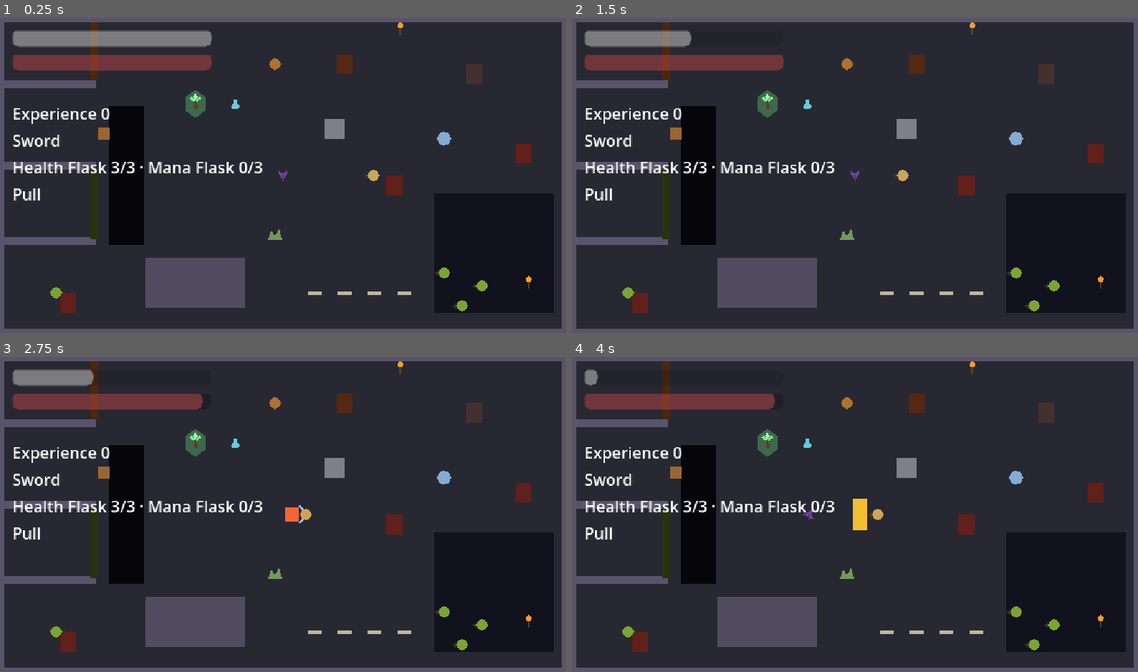
Above: before the commit, frames 1-4 (two rows, left to right).
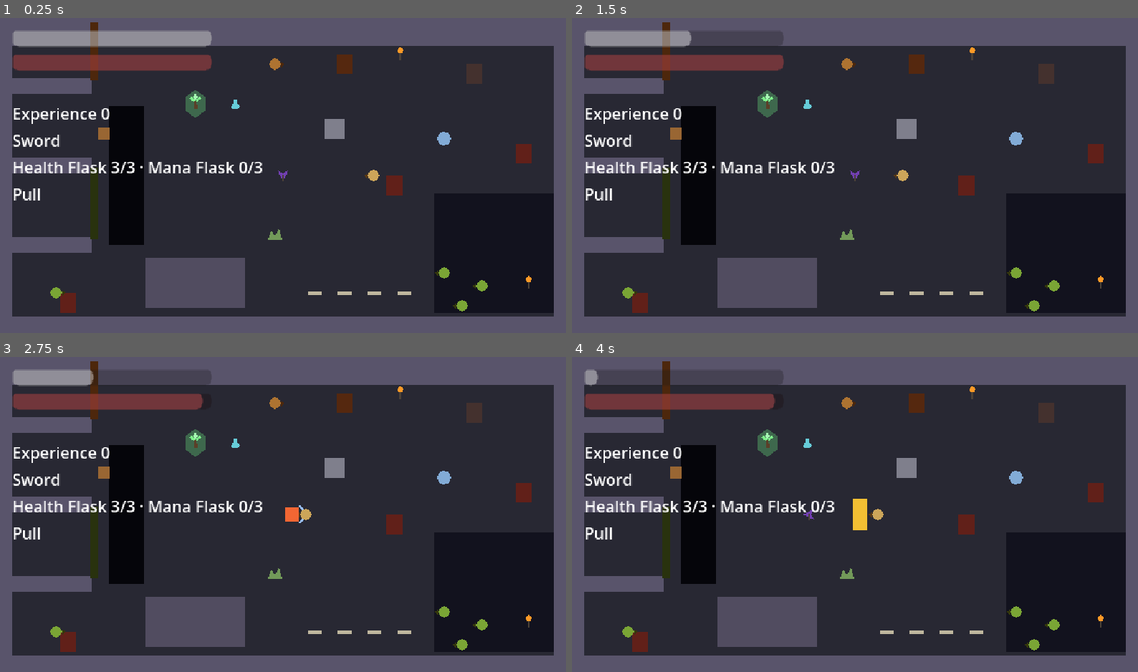
Above: after the commit, the same moments.

Repository: KrisUni/the-shattering
Game: Godot game, scene res://scenes/test_room.tscn
Two runs of this game, one before a commit and one after it. Both use one fixed random seed, a clock stepped at 60 frames per second and the inputs below. Sound files missing from this copy of the repository are replaced by a short silence.
Inputs (mouse positions are in pixels of both pictures, inside the frame that each line leads up to):
- Up to frame 1 (0.25 s): no input
- Up to frame 2 (1.5 s): tap Enter at 0.5 s; move the mouse to (979, 159) at 0.52 s; hold D (move_right) 0.53-1.25 s; hold Right mouse button (attack_heavy) 0.53-1.25 s; click (979, 159) at 0.67 s; tap F (jump) at 0.77 s; drag from (741, 191) to (770, 282) at 1.27 s
- Up to frame 3 (2.75 s): move the mouse to (339, 445) at 2.02 s; hold D (move_right) from 2.03 s (still down); hold Shift (block) from 2.03 s (still down)
- Up to frame 4 (4 s): release D (move_right) at 2.75 s; release Shift (block) at 2.75 s; drag from (826, 577) to (917, 404) at 2.77 s; tap Space (roll) at 3.5 s; move the mouse to (1024, 561) at 3.52 s; hold A (move_left) from 3.53 s (still down); hold R (interact) from 3.53 s (still down); tap F (jump) at 3.77 s

The runs differ from the first frame. In frame 1, 13% of the frame differs, in the area x 0-100%, y 1-99%; in frame 2, 14%; in frame 3, 14%; in frame 4, 14%.

Commit message:
Put test room and test areas walls on the tile grid (#74)
Co-Authored-By: Claude Sonnet 5.5 <noreply@anthropic.com>

Diff:
--- a/scenes/areas/test_building.tscn
+++ b/scenes/areas/test_building.tscn
@@ -10,23 +10,29 @@
 [ext_resource type="PackedScene" path="res://scenes/enemies/training_enemy.tscn" id="8_enemy"]
 [ext_resource type="Resource" path="res://data/room_pursuit.tres" id="9_pursuit"]
 
-[sub_resource type="RectangleShape2D" id="RectangleShape2D_across"]
-size = Vector2(1152, 16)
-
-[sub_resource type="RectangleShape2D" id="RectangleShape2D_down"]
-size = Vector2(16, 648)
-
-[sub_resource type="RectangleShape2D" id="RectangleShape2D_seg"]
-size = Vector2(528, 16)
-
 [sub_resource type="RectangleShape2D" id="RectangleShape2D_door"]
-size = Vector2(96, 16)
+size = Vector2(128, 16)
 
 [sub_resource type="RectangleShape2D" id="RectangleShape2D_strip"]
 size = Vector2(16, 648)
 
 [sub_resource type="RectangleShape2D" id="RectangleShape2D_doorway"]
 size = Vector2(48, 96)
+
+[sub_resource type="RectangleShape2D" id="Shape_1152x40"]
+size = Vector2(1152, 40)
+
+[sub_resource type="RectangleShape2D" id="Shape_1152x64"]
+size = Vector2(1152, 64)
+
+[sub_resource type="RectangleShape2D" id="Shape_32x648"]
+size = Vector2(32, 648)
+
+[sub_resource type="RectangleShape2D" id="Shape_512x40"]
+size = Vector2(512, 40)
+
+[sub_resource type="RectangleShape2D" id="Shape_512x64"]
+size = Vector2(512, 64)
 
 [node name="TestBuilding" type="Node2D" node_paths=PackedStringArray("almos", "start_room")]
 script = ExtResource("1_building")
@@ -46,34 +52,34 @@
 [node name="Walls" type="Node2D" parent="RoomA"]
 
 [node name="WallTop" type="StaticBody2D" parent="RoomA/Walls"]
-position = Vector2(576, 8)
+position = Vector2(576, 32)
 
 [node name="CollisionShape2D" type="CollisionShape2D" parent="RoomA/Walls/WallTop"]
-shape = SubResource("RectangleShape2D_across")
+shape = SubResource("Shape_1152x64")
 
 [node name="Placeholder" type="Polygon2D" parent="RoomA/Walls/WallTop"]
 color = Color(0.35, 0.33, 0.42, 1)
-polygon = PackedVector2Array(-576, -8, 576, -8, 576, 8, -576, 8)
+polygon = PackedVector2Array(-576, -32, 576, -32, 576, 32, -576, 32)
 
 [node name="WallBottom" type="StaticBody2D" parent="RoomA/Walls"]
-position = Vector2(576, 640)
+position = Vector2(576, 628)
 
 [node name="CollisionShape2D" type="CollisionShape2D" parent="RoomA/Walls/WallBottom"]
-shape = SubResource("RectangleShape2D_across")
+shape = SubResource("Shape_1152x40")
 
 [node name="Placeholder" type="Polygon2D" parent="RoomA/Walls/WallBottom"]
 color = Color(0.35, 0.33, 0.42, 1)
-polygon = PackedVector2Array(-576, -8, 576, -8, 576, 8, -576, 8)
+polygon = PackedVector2Array(-576, -20, 576, -20, 576, 20, -576, 20)
 
 [node name="WallLeft" type="StaticBody2D" parent="RoomA/Walls"]
-position = Vector2(8, 324)
+position = Vector2(16, 324)
 
 [node name="CollisionShape2D" type="CollisionShape2D" parent="RoomA/Walls/WallLeft"]
-shape = SubResource("RectangleShape2D_down")
+shape = SubResource("Shape_32x648")
 
 [node name="Placeholder" type="Polygon2D" parent="RoomA/Walls/WallLeft"]
 color = Color(0.35, 0.33, 0.42, 1)
-polygon = PackedVector2Array(-8, -324, 8, -324, 8, 324, -8, 324)
+polygon = PackedVector2Array(-16, -324, 16, -324, 16, 324, -16, 324)
 
 [node name="Exits" type="Node2D" parent="RoomA"]
 
@@ -129,44 +135,44 @@
 [node name="Walls" type="Node2D" parent="RoomB"]
 
 [node name="WallTopLeft" type="StaticBody2D" parent="RoomB/Walls"]
-position = Vector2(264, 8)
+position = Vector2(256, 32)
 
 [node name="CollisionShape2D" type="CollisionShape2D" parent="RoomB/Walls/WallTopLeft"]
-shape = SubResource("RectangleShape2D_seg")
+shape = SubResource("Shape_512x64")
 
 [node name="Placeholder" type="Polygon2D" parent="RoomB/Walls/WallTopLeft"]
 color = Color(0.35, 0.33, 0.42, 1)
-polygon = PackedVector2Array(-264, -8, 264, -8, 264, 8, -264, 8)
+polygon = PackedVector2Array(-256, -32, 256, -32, 256, 32, -256, 32)
 
 [node name="WallTopRight" type="StaticBody2D" parent="RoomB/Walls"]
-position = Vector2(888, 8)
+position = Vector2(896, 32)
 
 [node name="CollisionShape2D" type="CollisionShape2D" parent="RoomB/Walls/WallTopRight"]
-shape = SubResource("RectangleShape2D_seg")
+shape = SubResource("Shape_512x64")
 
 [node name="Placeholder" type="Polygon2D" parent="RoomB/Walls/WallTopRight"]
 color = Color(0.35, 0.33, 0.42, 1)
-polygon = PackedVector2Array(-264, -8, 264, -8, 264, 8, -264, 8)
+polygon = PackedVector2Array(-256, -32, 256, -32, 256, 32, -256, 32)
 
 [node name="WallBottom" type="StaticBody2D" parent="RoomB/Walls"]
-position = Vector2(576, 640)
+position = Vector2(576, 628)
 
 [node name="CollisionShape2D" type="CollisionShape2D" parent="RoomB/Walls/WallBottom"]
-shape = SubResource("RectangleShape2D_across")
+shape = SubResource("Shape_1152x40")
 
 [node name="Placeholder" type="Polygon2D" parent="RoomB/Walls/WallBottom"]
 color = Color(0.35, 0.33, 0.42, 1)
-polygon = PackedVector2Array(-576, -8, 576, -8, 576, 8, -576, 8)
+polygon = PackedVector2Array(-576, -20, 576, -20, 576, 20, -576, 20)
 
 [node name="WallRight" type="StaticBody2D" parent="RoomB/Walls"]
-position = Vector2(1144, 324)
+position = Vector2(1136, 324)
 
 [node name="CollisionShape2D" type="CollisionShape2D" parent="RoomB/Walls/WallRight"]
-shape = SubResource("RectangleShape2D_down")
+shape = SubResource("Shape_32x648")
 
 [node name="Placeholder" type="Polygon2D" parent="RoomB/Walls/WallRight"]
 color = Color(0.35, 0.33, 0.42, 1)
-polygon = PackedVector2Array(-8, -324, 8, -324, 8, 324, -8, 324)
+polygon = PackedVector2Array(-16, -324, 16, -324, 16, 324, -16, 324)
 
 [node name="Exits" type="Node2D" parent="RoomB"]
 
@@ -209,54 +215,54 @@
 [node name="Walls" type="Node2D" parent="RoomC"]
 
 [node name="WallTop" type="StaticBody2D" parent="RoomC/Walls"]
-position = Vector2(576, 8)
+position = Vector2(576, 32)
 
 [node name="CollisionShape2D" type="CollisionShape2D" parent="RoomC/Walls/WallTop"]
-shape = SubResource("RectangleShape2D_across")
+shape = SubResource("Shape_1152x64")
 
 [node name="Placeholder" type="Polygon2D" parent="RoomC/Walls/WallTop"]
 color = Color(0.35, 0.33, 0.42, 1)
-polygon = PackedVector2Array(-576, -8, 576, -8, 576, 8, -576, 8)
+polygon = PackedVector2Array(-576, -32, 576, -32, 576, 32, -576, 32)
 
 [node name="WallLeft" type="StaticBody2D" parent="RoomC/Walls"]
-position = Vector2(8, 324)
+position = Vector2(16, 324)
 
 [node name="CollisionShape2D" type="CollisionShape2D" parent="RoomC/Walls/WallLeft"]
-shape = SubResource("RectangleShape2D_down")
+shape = SubResource("Shape_32x648")
 
 [node name="Placeholder" type="Polygon2D" parent="RoomC/Walls/WallLeft"]
 color = Color(0.35, 0.33, 0.42, 1)
-polygon = PackedVector2Array(-8, -324, 8, -324, 8, 324, -8, 324)
+polygon = PackedVector2Array(-16, -324, 16, -324, 16, 324, -16, 324)
 
 [node name="WallRight" type="StaticBody2D" parent="RoomC/Walls"]
-position = Vector2(1144, 324)
+position = Vector2(1136, 324)
 
 [node name="CollisionShape2D" type="CollisionShape2D" parent="RoomC/Walls/WallRight"]
-shape = SubResource("RectangleShape2D_down")
+shape = SubResource("Shape_32x648")
 
 [node name="Placeholder" type="Polygon2D" parent="RoomC/Walls/WallRight"]
 color = Color(0.35, 0.33, 0.42, 1)
-polygon = PackedVector2Array(-8, -324, 8, -324, 8, 324, -8, 324)
+polygon = PackedVector2Array(-16, -324, 16, -324, 16, 324, -16, 324)
 
 [node name="WallBottomLeft" type="StaticBody2D" parent="RoomC/Walls"]
-position = Vector2(264, 640)
+position = Vector2(256, 628)
 
 [node name="CollisionShape2D" type="CollisionShape2D" parent="RoomC/Walls/WallBottomLeft"]
-shape = SubResource("RectangleShape2D_seg")
+shape = SubResource("Shape_512x40")
 
 [node name="Placeholder" type="Polygon2D" parent="RoomC/Walls/WallBottomLeft"]
 color = Color(0.35, 0.33, 0.42, 1)
-polygon = PackedVector2Array(-264, -8, 264, -8, 264, 8, -264, 8)
+polygon = PackedVector2Array(-256, -20, 256, -20, 256, 20, -256, 20)
 
 [node name="WallBottomRight" type="StaticBody2D" parent="RoomC/Walls"]
-position = Vector2(888, 640)
+position = Vector2(896, 628)
 
 [node name="CollisionShape2D" type="CollisionShape2D" parent="RoomC/Walls/WallBottomRight"]
-shape = SubResource("RectangleShape2D_seg")
+shape = SubResource("Shape_512x40")
 
 [node name="Placeholder" type="Polygon2D" parent="RoomC/Walls/WallBottomRight"]
 color = Color(0.35, 0.33, 0.42, 1)
-polygon = PackedVector2Array(-264, -8, 264, -8, 264, 8, -264, 8)
+polygon = PackedVector2Array(-256, -20, 256, -20, 256, 20, -256, 20)
 
 [node name="Exits" type="Node2D" parent="RoomC"]
 
--- a/scenes/areas/test_open_map.tscn
+++ b/scenes/areas/test_open_map.tscn
@@ -9,14 +9,17 @@
 [ext_resource type="PackedScene" path="res://scenes/world/checkpoint.tscn" id="7_checkpoint"]
 [ext_resource type="PackedScene" path="res://scenes/world/path_blocker.tscn" id="8_path_blocker"]
 
-[sub_resource type="RectangleShape2D" id="RectangleShape2D_wall_across"]
-size = Vector2(2304, 16)
-
-[sub_resource type="RectangleShape2D" id="RectangleShape2D_wall_down"]
-size = Vector2(16, 1296)
-
 [sub_resource type="RectangleShape2D" id="RectangleShape2D_doorway"]
 size = Vector2(48, 96)
+
+[sub_resource type="RectangleShape2D" id="Shape_2304x48"]
+size = Vector2(2304, 48)
+
+[sub_resource type="RectangleShape2D" id="Shape_2304x64"]
+size = Vector2(2304, 64)
+
+[sub_resource type="RectangleShape2D" id="Shape_32x1296"]
+size = Vector2(32, 1296)
 
 [node name="TestOpenMap" type="Node2D" node_paths=PackedStringArray("almos")]
 script = ExtResource("1_map")
@@ -31,44 +34,44 @@
 [node name="Walls" type="Node2D" parent="."]
 
 [node name="WallTop" type="StaticBody2D" parent="Walls"]
-position = Vector2(1152, 8)
+position = Vector2(1152, 32)
 
 [node name="CollisionShape2D" type="CollisionShape2D" parent="Walls/WallTop"]
-shape = SubResource("RectangleShape2D_wall_across")
+shape = SubResource("Shape_2304x64")
 
 [node name="Placeholder" type="Polygon2D" parent="Walls/WallTop"]
 color = Color(0.35, 0.33, 0.42, 1)
-polygon = PackedVector2Array(-1152, -8, 1152, -8, 1152, 8, -1152, 8)
+polygon = PackedVector2Array(-1152, -32, 1152, -32, 1152, 32, -1152, 32)
 
 [node name="WallBottom" type="StaticBody2D" parent="Walls"]
-position = Vector2(1152, 1288)
+position = Vector2(1152, 1272)
 
 [node name="CollisionShape2D" type="CollisionShape2D" parent="Walls/WallBottom"]
-shape = SubResource("RectangleShape2D_wall_across")
+shape = SubResource("Shape_2304x48")
 
 [node name="Placeholder" type="Polygon2D" parent="Walls/WallBottom"]
 color = Color(0.35, 0.33, 0.42, 1)
-polygon = PackedVector2Array(-1152, -8, 1152, -8, 1152, 8, -1152, 8)
+polygon = PackedVector2Array(-1152, -24, 1152, -24, 1152, 24, -1152, 24)
 
 [node name="WallLeft" type="StaticBody2D" parent="Walls"]
-position = Vector2(8, 648)
+position = Vector2(16, 648)
 
 [node name="CollisionShape2D" type="CollisionShape2D" parent="Walls/WallLeft"]
-shape = SubResource("RectangleShape2D_wall_down")
+shape = SubResource("Shape_32x1296")
 
 [node name="Placeholder" type="Polygon2D" parent="Walls/WallLeft"]
 color = Color(0.35, 0.33, 0.42, 1)
-polygon = PackedVector2Array(-8, -648, 8, -648, 8, 648, -8, 648)
+polygon = PackedVector2Array(-16, -648, 16, -648, 16, 648, -16, 648)
 
 [node name="WallRight" type="StaticBody2D" parent="Walls"]
-position = Vector2(2296, 648)
+position = Vector2(2288, 648)
 
 [node name="CollisionShape2D" type="CollisionShape2D" parent="Walls/WallRight"]
-shape = SubResource("RectangleShape2D_wall_down")
+shape = SubResource("Shape_32x1296")
 
 [node name="Placeholder" type="Polygon2D" parent="Walls/WallRight"]
 color = Color(0.35, 0.33, 0.42, 1)
-polygon = PackedVector2Array(-8, -648, 8, -648, 8, 648, -8, 648)
+polygon = PackedVector2Array(-16, -648, 16, -648, 16, 648, -16, 648)
 
 [node name="Doorways" type="Node2D" parent="."]
 
--- a/scenes/areas/test_open_map_2.tscn
+++ b/scenes/areas/test_open_map_2.tscn
@@ -9,14 +9,17 @@
 [ext_resource type="PackedScene" path="res://scenes/enemies/training_enemy.tscn" id="7_enemy"]
 [ext_resource type="PackedScene" path="res://scenes/world/checkpoint.tscn" id="8_checkpoint"]
 
-[sub_resource type="RectangleShape2D" id="RectangleShape2D_wall_across"]
-size = Vector2(1728, 16)
-
-[sub_resource type="RectangleShape2D" id="RectangleShape2D_wall_down"]
-size = Vector2(16, 972)
-
 [sub_resource type="RectangleShape2D" id="RectangleShape2D_doorway"]
 size = Vector2(48, 96)
+
+[sub_resource type="RectangleShape2D" id="Shape_1728x44"]
+size = Vector2(1728, 44)
+
+[sub_resource type="RectangleShape2D" id="Shape_1728x64"]
+size = Vector2(1728, 64)
+
+[sub_resource type="RectangleShape2D" id="Shape_32x972"]
+size = Vector2(32, 972)
 
 [node name="TestOpenMap2" type="Node2D" node_paths=PackedStringArray("almos")]
 script = ExtResource("1_map")
@@ -31,44 +34,44 @@
 [node name="Walls" type="Node2D" parent="."]
 
 [node name="WallTop" type="StaticBody2D" parent="Walls"]
-position = Vector2(864, 8)
+position = Vector2(864, 32)
 
 [node name="CollisionShape2D" type="CollisionShape2D" parent="Walls/WallTop"]
-shape = SubResource("RectangleShape2D_wall_across")
+shape = SubResource("Shape_1728x64")
 
 [node name="Placeholder" type="Polygon2D" parent="Walls/WallTop"]
 color = Color(0.35, 0.33, 0.42, 1)
-polygon = PackedVector2Array(-864, -8, 864, -8, 864, 8, -864, 8)
+polygon = PackedVector2Array(-864, -32, 864, -32, 864, 32, -864, 32)
 
 [node name="WallBottom" type="StaticBody2D" parent="Walls"]
-position = Vector2(864, 964)
+position = Vector2(864, 950)
 
 [node name="CollisionShape2D" type="CollisionShape2D" parent="Walls/WallBottom"]
-shape = SubResource("RectangleShape2D_wall_across")
+shape = SubResource("Shape_1728x44")
 
 [node name="Placeholder" type="Polygon2D" parent="Walls/WallBottom"]
 color = Color(0.35, 0.33, 0.42, 1)
-polygon = PackedVector2Array(-864, -8, 864, -8, 864, 8, -864, 8)
+polygon = PackedVector2Array(-864, -22, 864, -22, 864, 22, -864, 22)
 
 [node name="WallLeft" type="StaticBody2D" parent="Walls"]
-position = Vector2(8, 486)
+position = Vector2(16, 486)
 
 [node name="CollisionShape2D" type="CollisionShape2D" parent="Walls/WallLeft"]
-shape = SubResource("RectangleShape2D_wall_down")
+shape = SubResource("Shape_32x972")
 
 [node name="Placeholder" type="Polygon2D" parent="Walls/WallLeft"]
 color = Color(0.35, 0.33, 0.42, 1)
-polygon = PackedVector2Array(-8, -486, 8, -486, 8, 486, -8, 486)
+polygon = PackedVector2Array(-16, -486, 16, -486, 16, 486, -16, 486)
 
 [node name="WallRight" type="StaticBody2D" parent="Walls"]
-position = Vector2(1720, 486)
+position = Vector2(1712, 486)
 
 [node name="CollisionShape2D" type="CollisionShape2D" parent="Walls/WallRight"]
-shape = SubResource("RectangleShape2D_wall_down")
+shape = SubResource("Shape_32x972")
 
 [node name="Placeholder" type="Polygon2D" parent="Walls/WallRight"]
 color = Color(0.35, 0.33, 0.42, 1)
-polygon = PackedVector2Array(-8, -486, 8, -486, 8, 486, -8, 486)
+polygon = PackedVector2Array(-16, -486, 16, -486, 16, 486, -16, 486)
 
 [node name="Doorways" type="Node2D" parent="."]
 
--- a/scenes/areas/upper_tree_placeholder.tscn
+++ b/scenes/areas/upper_tree_placeholder.tscn
@@ -7,14 +7,17 @@
 [ext_resource type="Script" path="res://scenes/hud/health_bar.gd" id="5_health_bar"]
 [ext_resource type="Script" path="res://scripts/areas/doorway.gd" id="6_doorway"]
 
-[sub_resource type="RectangleShape2D" id="RectangleShape2D_wall_across"]
-size = Vector2(1152, 16)
-
-[sub_resource type="RectangleShape2D" id="RectangleShape2D_wall_down"]
-size = Vector2(16, 648)
-
 [sub_resource type="RectangleShape2D" id="RectangleShape2D_doorway"]
 size = Vector2(48, 96)
+
+[sub_resource type="RectangleShape2D" id="Shape_1152x40"]
+size = Vector2(1152, 40)
+
+[sub_resource type="RectangleShape2D" id="Shape_1152x64"]
+size = Vector2(1152, 64)
+
+[sub_resource type="RectangleShape2D" id="Shape_32x648"]
+size = Vector2(32, 648)
 
 [node name="UpperTreePlaceholder" type="Node2D" node_paths=PackedStringArray("almos")]
 script = ExtResource("1_map")
@@ -28,9 +31,9 @@
 
 [node name="Title" type="Label" parent="."]
 offset_left = 376.0
-offset_top = 40.0
+offset_top = 64.0
 offset_right = 776.0
-offset_bottom = 70.0
+offset_bottom = 94.0
 theme_override_font_sizes/font_size = 20
 text = "Upper tree (placeholder)"
 horizontal_alignment = 1
@@ -39,44 +42,44 @@
 [node name="Walls" type="Node2D" parent="."]
 
 [node name="WallTop" type="StaticBody2D" parent="Walls"]
-position = Vector2(576, 8)
+position = Vector2(576, 32)
 
 [node name="CollisionShape2D" type="CollisionShape2D" parent="Walls/WallTop"]
-shape = SubResource("RectangleShape2D_wall_across")
+shape = SubResource("Shape_1152x64")
 
 [node name="Placeholder" type="Polygon2D" parent="Walls/WallTop"]
 color = Color(0.35, 0.33, 0.42, 1)
-polygon = PackedVector2Array(-576, -8, 576, -8, 576, 8, -576, 8)
+polygon = PackedVector2Array(-576, -32, 576, -32, 576, 32, -576, 32)
 
 [node name="WallBottom" type="StaticBody2D" parent="Walls"]
-position = Vector2(576, 640)
+position = Vector2(576, 628)
 
 [node name="CollisionShape2D" type="CollisionShape2D" parent="Walls/WallBottom"]
-shape = SubResource("RectangleShape2D_wall_across")
+shape = SubResource("Shape_1152x40")
 
 [node name="Placeholder" type="Polygon2D" parent="Walls/WallBottom"]
 color = Color(0.35, 0.33, 0.42, 1)
-polygon = PackedVector2Array(-576, -8, 576, -8, 576, 8, -576, 8)
+polygon = PackedVector2Array(-576, -20, 576, -20, 576, 20, -576, 20)
 
 [node name="WallLeft" type="StaticBody2D" parent="Walls"]
-position = Vector2(8, 324)
+position = Vector2(16, 324)
 
 [node name="CollisionShape2D" type="CollisionShape2D" parent="Walls/WallLeft"]
-shape = SubResource("RectangleShape2D_wall_down")
+shape = SubResource("Shape_32x648")
 
 [node name="Placeholder" type="Polygon2D" parent="Walls/WallLeft"]
 color = Color(0.35, 0.33, 0.42, 1)
-polygon = PackedVector2Array(-8, -324, 8, -324, 8, 324, -8, 324)
+polygon = PackedVector2Array(-16, -324, 16, -324, 16, 324, -16, 324)
 
 [node name="WallRight" type="StaticBody2D" parent="Walls"]
-position = Vector2(1144, 324)
+position = Vector2(1136, 324)
 
 [node name="CollisionShape2D" type="CollisionShape2D" parent="Walls/WallRight"]
-shape = SubResource("RectangleShape2D_wall_down")
+shape = SubResource("Shape_32x648")
 
 [node name="Placeholder" type="Polygon2D" parent="Walls/WallRight"]
 color = Color(0.35, 0.33, 0.42, 1)
-polygon = PackedVector2Array(-8, -324, 8, -324, 8, 324, -8, 324)
+polygon = PackedVector2Array(-16, -324, 16, -324, 16, 324, -16, 324)
 
 [node name="Doorways" type="Node2D" parent="."]
 
--- a/scenes/test_room.tscn
+++ b/scenes/test_room.tscn
@@ -33,14 +33,17 @@
 [ext_resource type="PackedScene" path="res://scenes/world/time_keeper_mark.tscn" id="43_mark"]
 [ext_resource type="Resource" path="res://data/boulder.tres" id="41_boulder"]
 
-[sub_resource type="RectangleShape2D" id="RectangleShape2D_wall_across"]
-size = Vector2(1152, 16)
-
-[sub_resource type="RectangleShape2D" id="RectangleShape2D_wall_down"]
-size = Vector2(16, 648)
-
-[sub_resource type="RectangleShape2D" id="RectangleShape2D_wall_alcove"]
-size = Vector2(192, 16)
+[sub_resource type="RectangleShape2D" id="Shape_1152x40"]
+size = Vector2(1152, 40)
+
+[sub_resource type="RectangleShape2D" id="Shape_1152x64"]
+size = Vector2(1152, 64)
+
+[sub_resource type="RectangleShape2D" id="Shape_192x32"]
+size = Vector2(192, 32)
+
+[sub_resource type="RectangleShape2D" id="Shape_32x648"]
+size = Vector2(32, 648)
 
 [node name="TestRoom" type="Node2D"]
 script = ExtResource("4_room")
@@ -56,44 +59,44 @@
 [node name="Walls" type="Node2D" parent="."]
 
 [node name="WallTop" type="StaticBody2D" parent="Walls"]
-position = Vector2(576, 8)
+position = Vector2(576, 32)
 
 [node name="CollisionShape2D" type="CollisionShape2D" parent="Walls/WallTop"]
-shape = SubResource("RectangleShape2D_wall_across")
+shape = SubResource("Shape_1152x64")
 
 [node name="Placeholder" type="Polygon2D" parent="Walls/WallTop"]
 color = Color(0.35, 0.33, 0.42, 1)
-polygon = PackedVector2Array(-576, -8, 576, -8, 576, 8, -576, 8)
+polygon = PackedVector2Array(-576, -32, 576, -32, 576, 32, -576, 32)
 
 [node name="WallBottom" type="StaticBody2D" parent="Walls"]
-position = Vector2(576, 640)
+position = Vector2(576, 628)
 
 [node name="CollisionShape2D" type="CollisionShape2D" parent="Walls/WallBottom"]
-shape = SubResource("RectangleShape2D_wall_across")
+shape = SubResource("Shape_1152x40")
 
 [node name="Placeholder" type="Polygon2D" parent="Walls/WallBottom"]
 color = Color(0.35, 0.33, 0.42, 1)
-polygon = PackedVector2Array(-576, -8, 576, -8, 576, 8, -576, 8)
+polygon = PackedVector2Array(-576, -20, 576, -20, 576, 20, -576, 20)
 
 [node name="WallLeft" type="StaticBody2D" parent="Walls"]
-position = Vector2(8, 324)
+position = Vector2(16, 324)
 
 [node name="CollisionShape2D" type="CollisionShape2D" parent="Walls/WallLeft"]
-shape = SubResource("RectangleShape2D_wall_down")
+shape = SubResource("Shape_32x648")
 
 [node name="Placeholder" type="Polygon2D" parent="Walls/WallLeft"]
 color = Color(0.35, 0.33, 0.42, 1)
-polygon = PackedVector2Array(-8, -324, 8, -324, 8, 324, -8, 324)
+polygon = PackedVector2Array(-16, -324, 16, -324, 16, 324, -16, 324)
 
 [node name="WallRight" type="StaticBody2D" parent="Walls"]
-position = Vector2(1144, 324)
+position = Vector2(1136, 324)
 
 [node name="CollisionShape2D" type="CollisionShape2D" parent="Walls/WallRight"]
-shape = SubResource("RectangleShape2D_wall_down")
+shape = SubResource("Shape_32x648")
 
 [node name="Placeholder" type="Polygon2D" parent="Walls/WallRight"]
 color = Color(0.35, 0.33, 0.42, 1)
-polygon = PackedVector2Array(-8, -324, 8, -324, 8, 324, -8, 324)
+polygon = PackedVector2Array(-16, -324, 16, -324, 16, 324, -16, 324)
 
 [node name="DarkZone" parent="." instance=ExtResource("17_light_zone")]
 position = Vector2(1000, 480)
@@ -148,34 +151,34 @@
 modulate = Color(0.85, 0.4, 0.5, 1)
 
 [node name="DoorAlcoveFloor" type="StaticBody2D" parent="Walls"]
-position = Vector2(104, 140)
+position = Vector2(96, 144)
 
 [node name="CollisionShape2D" type="CollisionShape2D" parent="Walls/DoorAlcoveFloor"]
-shape = SubResource("RectangleShape2D_wall_alcove")
+shape = SubResource("Shape_192x32")
 
 [node name="Placeholder" type="Polygon2D" parent="Walls/DoorAlcoveFloor"]
 color = Color(0.35, 0.33, 0.42, 1)
-polygon = PackedVector2Array(-96, -8, 96, -8, 96, 8, -96, 8)
+polygon = PackedVector2Array(-96, -16, 96, -16, 96, 16, -96, 16)
 
 [node name="RootsAlcoveTop" type="StaticBody2D" parent="Walls"]
-position = Vector2(104, 304)
+position = Vector2(96, 304)
 
 [node name="CollisionShape2D" type="CollisionShape2D" parent="Walls/RootsAlcoveTop"]
-shape = SubResource("RectangleShape2D_wall_alcove")
+shape = SubResource("Shape_192x32")
 
 [node name="Placeholder" type="Polygon2D" parent="Walls/RootsAlcoveTop"]
 color = Color(0.35, 0.33, 0.42, 1)
-polygon = PackedVector2Array(-96, -8, 96, -8, 96, 8, -96, 8)
+polygon = PackedVector2Array(-96, -16, 96, -16, 96, 16, -96, 16)
 
 [node name="RootsAlcoveBottom" type="StaticBody2D" parent="Walls"]
-position = Vector2(104, 456)
+position = Vector2(96, 464)
 
 [node name="CollisionShape2D" type="CollisionShape2D" parent="Walls/RootsAlcoveBottom"]
-shape = SubResource("RectangleShape2D_wall_alcove")
+shape = SubResource("Shape_192x32")
 
 [node name="Placeholder" type="Polygon2D" parent="Walls/RootsAlcoveBottom"]
 color = Color(0.35, 0.33, 0.42, 1)
-polygon = PackedVector2Array(-96, -8, 96, -8, 96, 8, -96, 8)
+polygon = PackedVector2Array(-96, -16, 96, -16, 96, 16, -96, 16)
 
 [node name="Door" parent="." instance=ExtResource("21_path_blocker")]
 position = Vector2(196, 74)
@@ -193,7 +196,7 @@
 position = Vector2(560, 440)
 
 [node name="WallTorch" parent="." instance=ExtResource("20_torch")]
-position = Vector2(812, 30)
+position = Vector2(812, 80)
 
 [node name="StandTorch" parent="." instance=ExtResource("20_torch")]
 position = Vector2(1070, 540)
--- a/test/test_test_room.gd
+++ b/test/test_test_room.gd
@@ -14,7 +14,7 @@
 # In physics frames. How long the Light attack button is held for a tap, and left alone after.
 const TAP_FRAMES := 3
 # In pixels. How far from the edge of the floor Almos starts when he is sent at a wall.
-const DISTANCE_FROM_WALL := 150.0
+const DISTANCE_FROM_WALL := 180.0
 # The least, in pixels, he must get towards the wall, so that a test where he never moved
 # cannot pass.
 const LEAST_PROGRESS := 100.0
